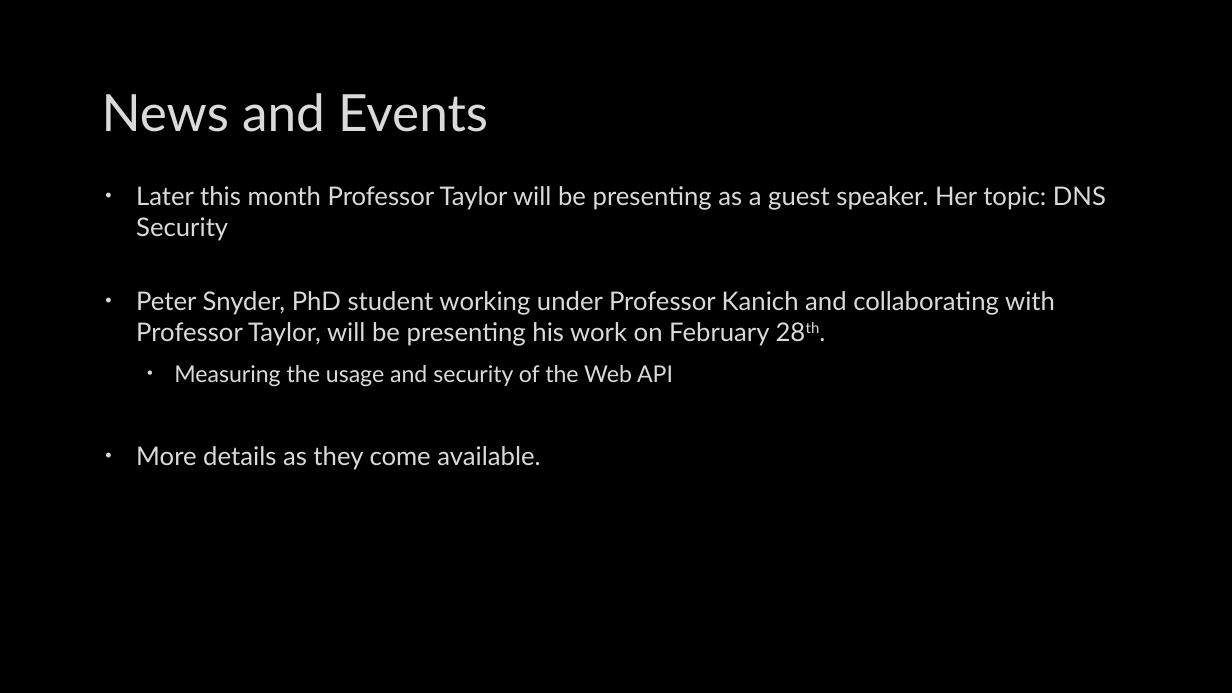
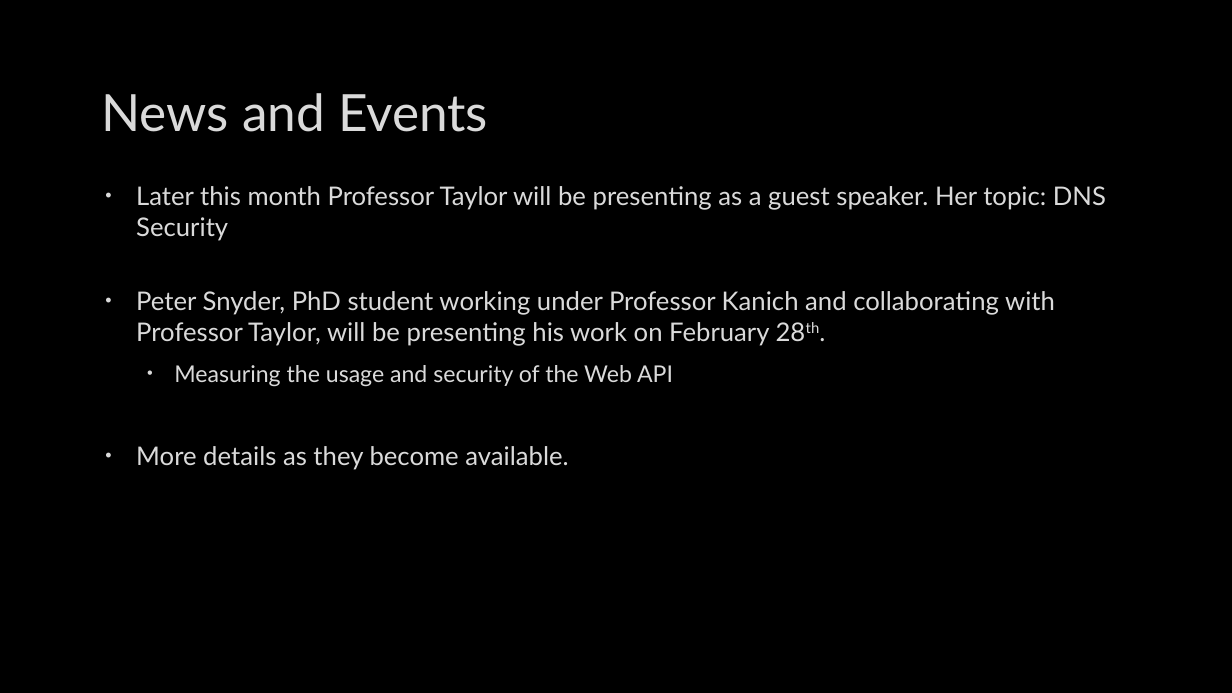
Before and after one commit to mbaccia514/SIG-Security, a slide deck: slide 2 of meetings/2017-02-07/2017-02-07.pptx. Drawn at 1232x693 pixels with LibreOffice and Linux fonts; fonts in the diff are those of the drawing; background and template pictures are left out. Boxes give left, top, right and bottom in pixels: in the first picture for what was removed or moved away, otherwise in the second. Text is boxed around its words. In the diff, an @@ line names an element or a change of style, - is before the commit and + after.

Commit message:
done with slides

```diff
--- a/meetings/2017-02-07/2017-02-07.pptx
+++ b/meetings/2017-02-07/2017-02-07.pptx
@@ text at box(136, 446, 568, 470): text changed @@
-• More details as they come available.
+• More details as they become available.
```
Also in this commit, not shown: 1 other slide changed, 18 slides added, 3 slides removed.
